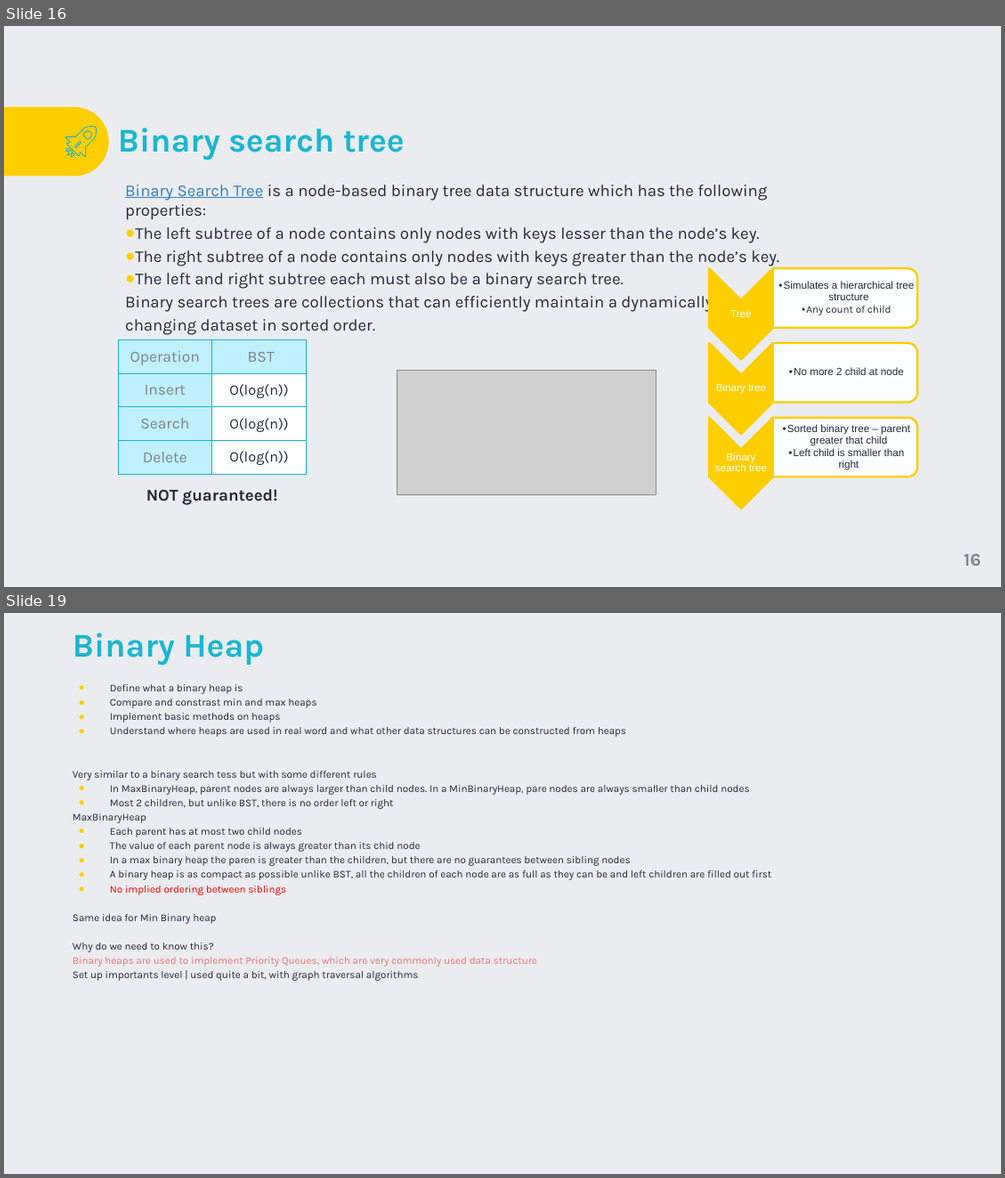
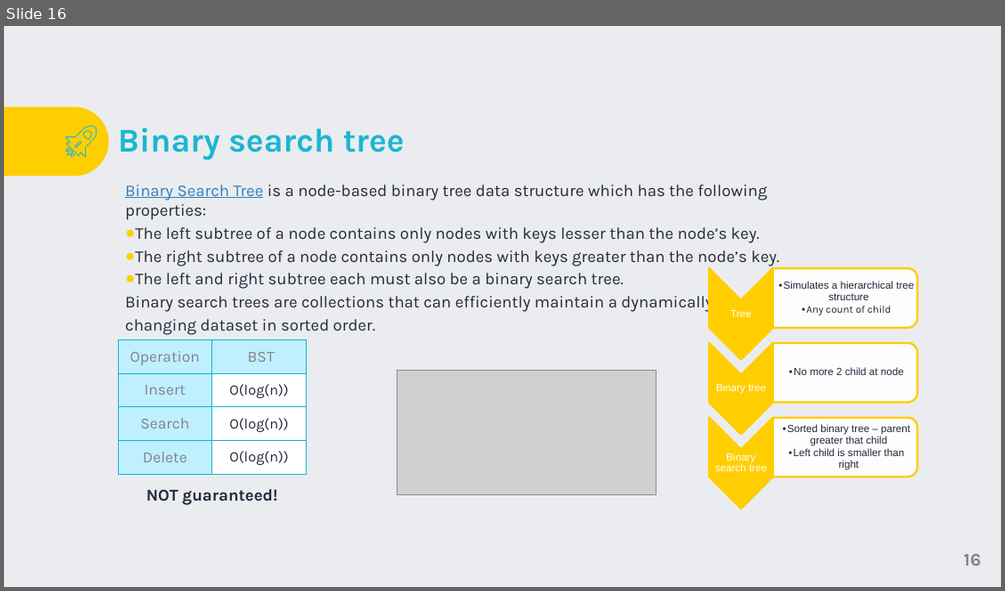
Before and after one commit to TigranVardanyan/Algorithms-and-Data-structures, a slide deck: ds&a.pptx. Shown one above the other, each under a label of ours: slides 16 and 19 before the commit, slide 16 after it; the slides between them are not shown. The pictures are 1005x1178 and 1005x591 pixels, drawn with LibreOffice and Linux fonts; fonts in the diff are those of the drawing; grey boxes stand for pictures; background and template pictures are left out. Boxes give left, top, right and bottom in pixels: in the first picture for what was removed or moved away, otherwise in the second. Text is boxed around its words. In the diff, an @@ line names an element or a change of style, - is before the commit and + after.

```diff
--- a/ds&a.pptx
+++ b/ds&a.pptx
@@ slide 19 removed at [4,613,1001,1174], background #EAECF0 @@
@@ title removed at [73,633,264,666] @@
-Binary Heap
@@ text removed at [73,684,771,981] @@
-● Define what a binary heap is
-● Compare and constrast min and max heaps
-● Implement basic methods on heaps
-● Understand where heaps are used in real word and what other data structures can be constructed from heaps
-Very similar to a binary search tess but with some different rules
-● In MaxBinaryHeap, parent nodes are always larger than child nodes. In a MinBinaryHeap, pare nodes are always smaller than child nodes
-● Most 2 children, but unlike BST, there is no order left or right
-MaxBinaryHeap
-● Each parent has at most two child nodes
-● The value of each parent node is always greater than its chid node
-● In a max binary heap the paren is greater than the children, but there are no guarantees between sibling nodes
-● A binary heap is as compact as possible unlike BST, all the children of each node are as full as they can be and left children are filled out first
-● No implied ordering between siblings
-Same idea for Min Binary heap
-Why do we need to know this?
-Binary heaps are used to implement Priority Queues, which are very commonly used data structure
-Set up importants level | used quite a bit, with graph traversal algorithms
```
Also in this commit, not shown: 16 slides changed, 5 other slides removed, 2 other files.
